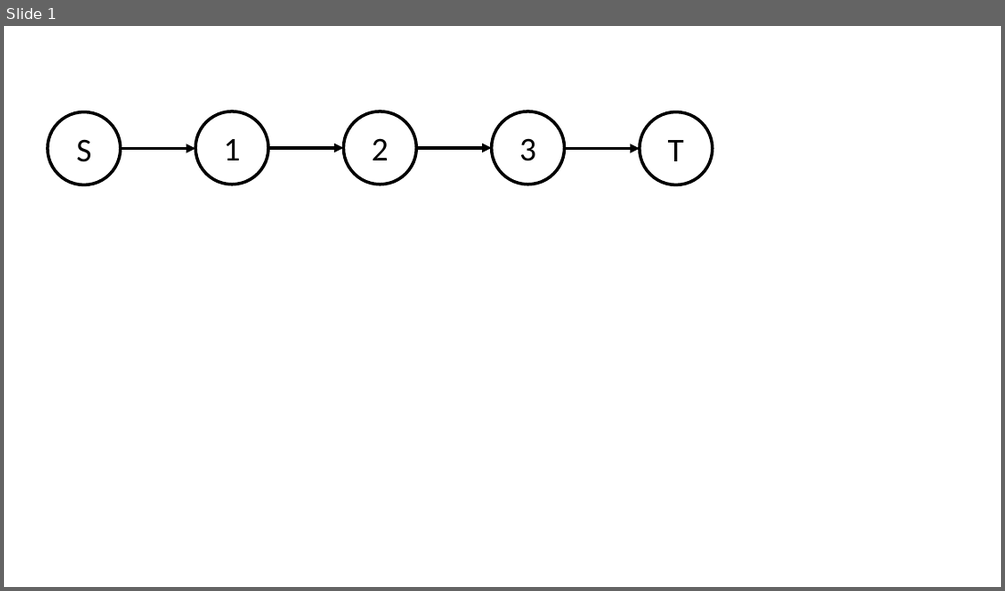
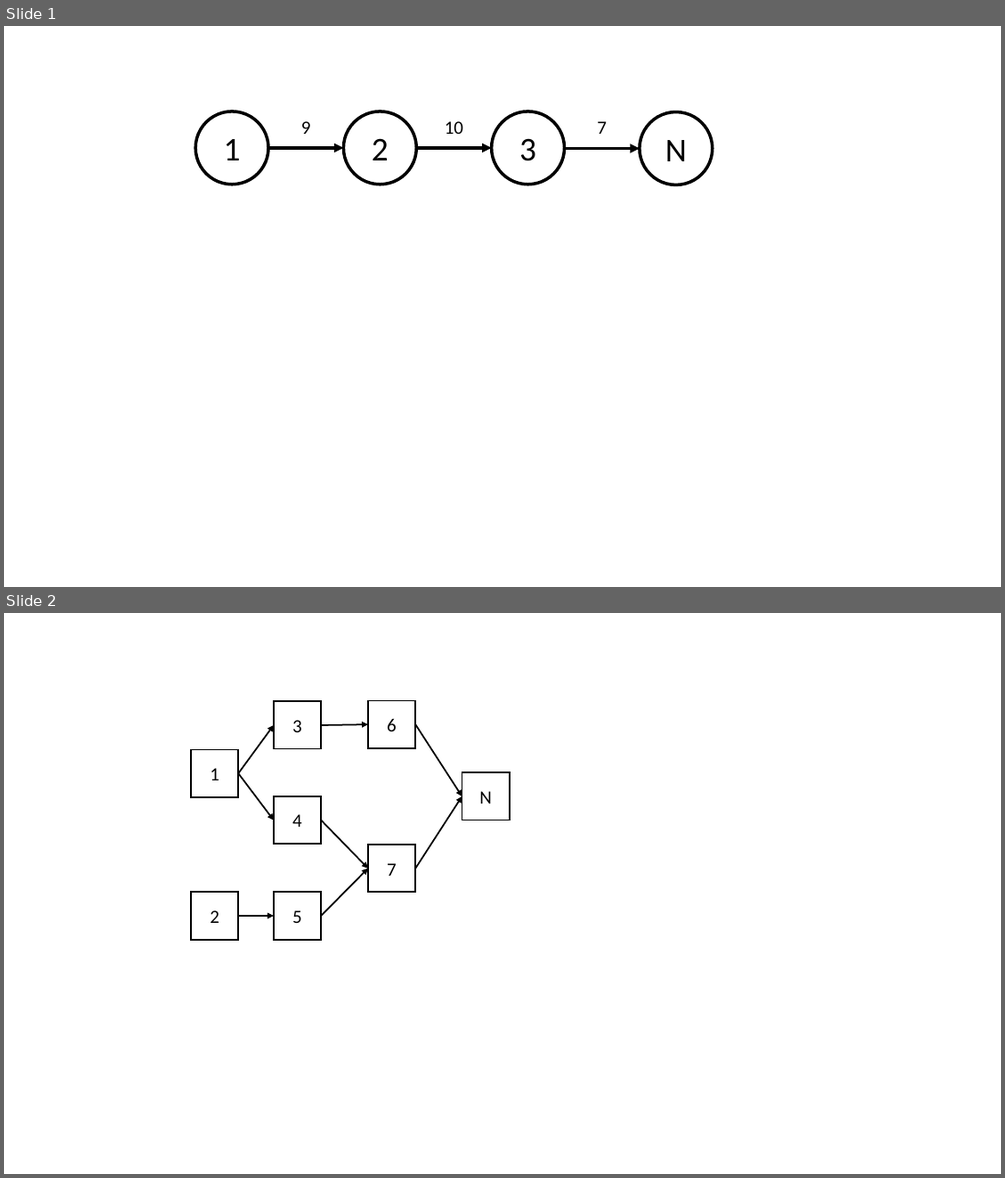
Before and after one commit to haoxiangyang89/PERT, a slide deck: Writeup/Graphs.pptx. Shown one above the other, each under a label of ours: slide 1 before the commit, slides 1 and 2 after it. The pictures are 1005x591 and 1005x1178 pixels, drawn with LibreOffice and Linux fonts; fonts in the diff are those of the drawing. Boxes give left, top, right and bottom in pixels: in the first picture for what was removed or moved away, otherwise in the second. Text is boxed around its words. In the diff, an @@ line names an element or a change of style, - is before the commit and + after.

```diff
--- a/Writeup/Graphs.pptx
+++ b/Writeup/Graphs.pptx
@@ slide 2 added at <box>4,613,1001,1174</box>, background #FFFFFF @@
@@ group added at <box>191,700,509,939</box>: 8 rectangles, 8 arrows @@
+1
+2
+3
+4
+5
+7
+6
+N
@@ slide 1 changed as well @@
@@ ellipse removed at <box>48,112,120,184</box> @@
-S
@@ text added at <box>301,121,311,134</box>, 18 pt, text #000000 @@
+9
@@ text added at <box>445,121,463,134</box>, 18 pt, text #000000 @@
+10
@@ text added at <box>597,121,607,134</box>, 18 pt, text #000000 @@
+7
@@ arrow removed from (121, 149) to (195, 149) @@
@@ text in ellipse at <box>665,140,687,161</box>: text changed @@
-T
+N
```
Also in this commit, not shown: 6 other slides added, 16 other files.
